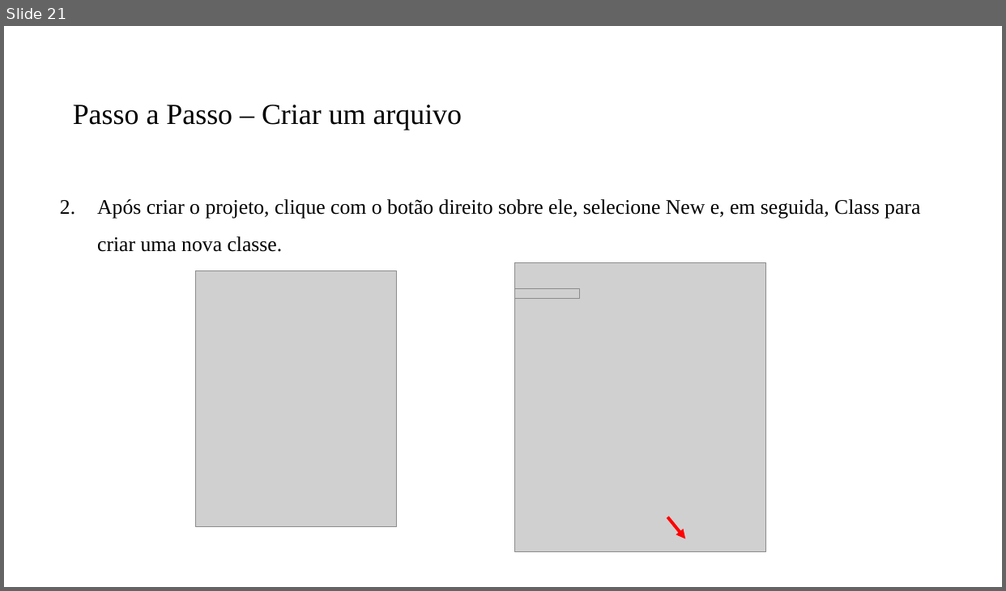
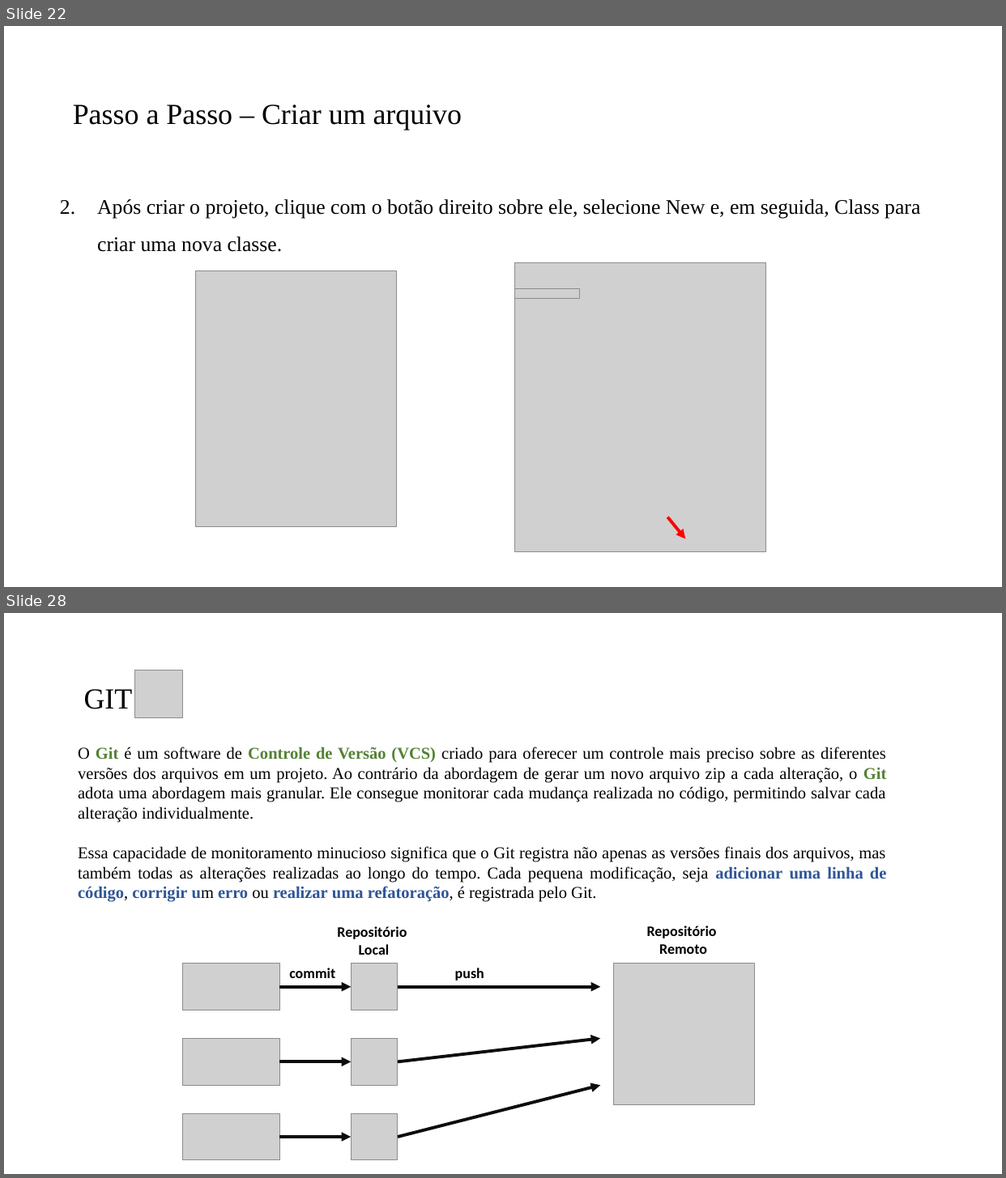
Before and after one commit to PedroMiho/UMC, a slide deck: Projetos de Software/Aula 01 - Conceitos Básicos/Aula Inaugural.pptx. Shown one above the other, each under a label of ours: slide 21 before the commit, slides 22 and 28 after it; the slides between them are not shown. The pictures are 1006x591 and 1006x1178 pixels, drawn with LibreOffice and Linux fonts; fonts in the diff are those of the drawing; grey boxes stand for pictures; background and template pictures are left out. Boxes give left, top, right and bottom in pixels: in the first picture for what was removed or moved away, otherwise in the second. Text is boxed around its words. In the diff, an @@ line names an element or a change of style, - is before the commit and + after.

```diff
--- a/Projetos de Software/Aula 01 - Conceitos Básicos/Aula Inaugural.pptx
+++ b/Projetos de Software/Aula 01 - Conceitos Básicos/Aula Inaugural.pptx
@@ slide 28 added at <box>4,613,1002,1174</box>, background #FFFFFF @@
@@ picture added at <box>134,670,182,717</box> @@
@@ title added at <box>84,689,133,709</box>, 28 pt, text #000000 @@
+GIT
@@ text added at <box>78,747,886,902</box>, 16 pt, text #000000 @@
+O Git é um software de Controle de Versão (VCS) criado para oferecer um controle mais preciso sobre as diferentes versões dos arquivos em um projeto. Ao contrário da abordagem de gerar um novo arquivo zip a cada alteração, o Git adota uma abordagem mais granular. Ele consegue monitorar cada mudança realizada no código, permitindo salvar cada alteração individualmente.
+Essa capacidade de monitoramento minucioso significa que o Git registra não apenas as versões finais dos arquivos, mas também todas as alterações realizadas ao longo do tempo. Cada pequena modificação, seja adicionar uma linha de código, corrigir um erro ou realizar uma refatoração, é registrada pelo Git.
@@ text added at <box>337,926,407,955</box>, 14 pt, text #000000, bold @@
+Repositório
+Local
@@ text added at <box>647,926,717,954</box>, 14 pt, text #000000, bold @@
+Repositório
+Remoto
@@ picture added at <box>182,964,279,1011</box> @@
@@ text added at <box>289,968,335,978</box>, 14 pt, text #000000, bold @@
+commit
@@ picture added at <box>351,964,398,1011</box> @@
@@ text added at <box>455,968,484,981</box>, 14 pt, text #000000, bold @@
+push
@@ picture added at <box>613,964,755,1105</box> @@
@@ arrow added from (279, 987) to (351, 987), #0D0D0D 3 pt @@
@@ arrow added from (398, 987) to (601, 987), #0D0D0D 3 pt @@
@@ picture added at <box>182,1039,279,1086</box> @@
@@ picture added at <box>351,1039,398,1086</box> @@
@@ arrow added from (398, 1063) to (601, 1039), #0D0D0D 3 pt @@
@@ arrow added from (279, 1063) to (351, 1063), #0D0D0D 3 pt @@
@@ arrow added from (398, 1137) to (601, 1085), #0D0D0D 3 pt @@
@@ picture added at <box>182,1114,279,1161</box> @@
@@ picture added at <box>351,1114,398,1161</box> @@
@@ arrow added from (279, 1137) to (351, 1137), #0D0D0D 3 pt @@
@@ what was slide 21 is now slide 22 @@
```
Also in this commit, not shown: 2 slides changed, 44 other slides added, 13 other files.
